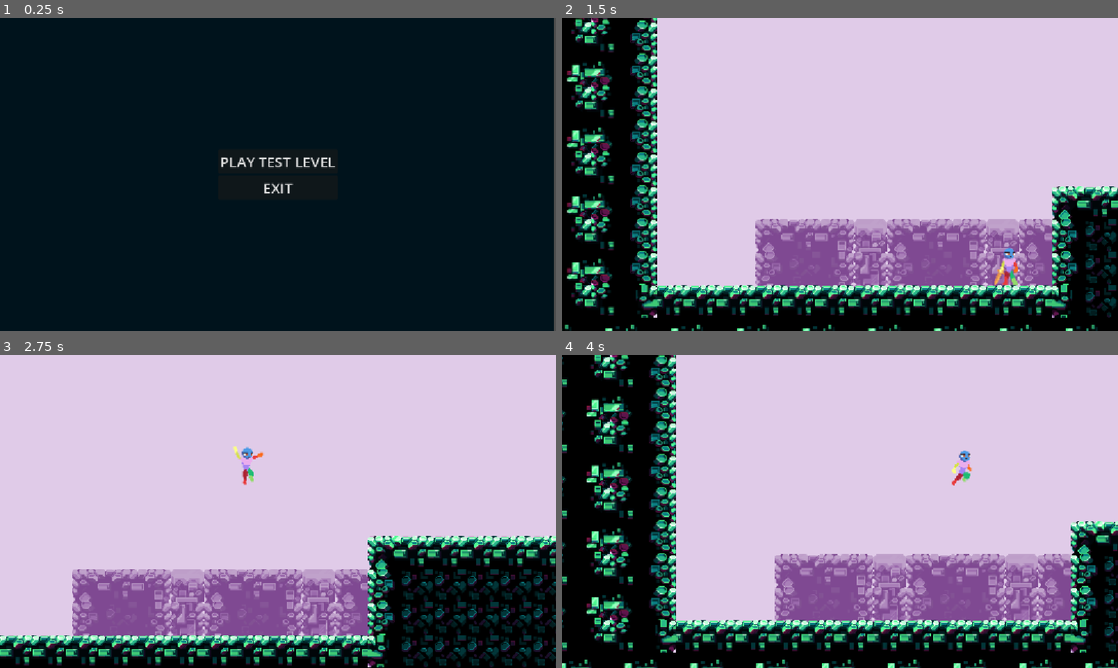
Above: before the commit, frames 1-4 (two rows, left to right).
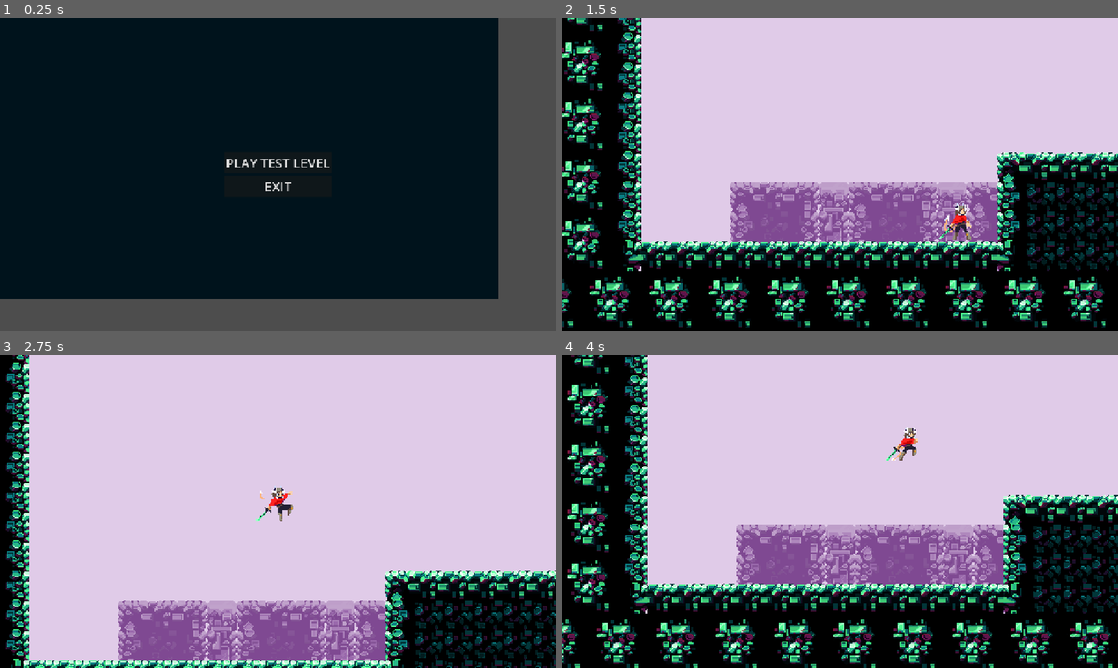
Above: after the commit, the same moments.

Repository: LokiTheGoat-stack/PJCT_REN
Game: Godot game, scene res://Files/Scenes/Teste Scene/test_main_menu.tscn
Two runs of this game, one before a commit and one after it. Both use one fixed random seed, a clock stepped at 60 frames per second and the inputs below.
Inputs:
- Up to frame 1 (0.25 s): no input
- Up to frame 2 (1.5 s): click "PLAY TEST LEVEL" at 0.5 s; tap Enter at 1.25 s; hold D (RIGHT) from 1.28 s (still down); tap Shift (DASH) at 1.35 s
- Up to frame 3 (2.75 s): keep holding D (RIGHT); tap Space (JUMP) at 1.52, 2.27 s; tap Shift (DASH) at 2.1 s
- Up to frame 4 (4 s): release D (RIGHT) at 2.78 s; hold A (LEFT) 2.78-3.53 s; tap Shift (DASH) at 2.85, 3.6 s; hold D (RIGHT) from 3.53 s (still down); tap Space (JUMP) at 3.77 s

The runs differ from the first frame. In frame 1, 20% of the frame differs, in the area x 0-100%, y 0-100%; in frame 2, 41%; in frame 3, 31%; in frame 4, 41%.

Commit message:
Added Ren's animations

Diff:
--- a/pjct-ren/Files/Player/player.gd
+++ b/pjct-ren/Files/Player/player.gd
@@ -1,7 +1,7 @@
 extends CharacterBody2D
 class_name Player
 
-@onready var body: Sprite2D = $TestPlayerSprite
+@onready var body: Sprite2D = $Ren_Sprites
 
 #var states:PlayerStateNames = PlayerStateNames.new()
 #var animations:PlayerAnimations = PlayerAnimations.new()
--- a/pjct-ren/Files/Player/player.tscn
+++ b/pjct-ren/Files/Player/player.tscn
@@ -1,6 +1,7 @@
 [gd_scene format=3 uid="uid://b1grumhnc3myh"]
 
 [ext_resource type="Script" uid="uid://bir65irocjrha" path="res://Files/Player/player.gd" id="1_usf6g"]
+[ext_resource type="Texture2D" uid="uid://br0k6mfygjpli" path="res://Files/Art/Ren/Ren_SpriteSheet.png" id="2_br5jn"]
 [ext_resource type="Texture2D" uid="uid://26q4pftcvdjs" path="res://Files/Art/Test Art/Player Test/test_player.png" id="2_oque3"]
 [ext_resource type="Script" uid="uid://dhn0u6wgtsapf" path="res://Files/Player/Player State Machine/player_state_machine.gd" id="2_yic5t"]
 [ext_resource type="Script" uid="uid://bpgea6rh0b0lc" path="res://Files/Player/Player State Machine/PlayerStates/player_state_idle.gd" id="3_uuj77"]
@@ -11,9 +12,13 @@
 [ext_resource type="Script" uid="uid://d1nuocdv63ydr" path="res://Files/Player/Player State Machine/PlayerStates/player_state_wall_slide.gd" id="10_b00hk"]
 [ext_resource type="Script" uid="uid://sufayd1as1ok" path="res://Files/Player/Player State Machine/PlayerStates/player_state_wall_jump.gd" id="11_hklmv"]
 
+[sub_resource type="AtlasTexture" id="AtlasTexture_54hkw"]
+atlas = ExtResource("2_br5jn")
+region = Rect2(0, 0, 160, 96)
+
 [sub_resource type="Animation" id="Animation_oque3"]
 resource_name = "Attack_0"
-length = 0.19999999999999998
+length = 0.2
 tracks/0/type = "value"
 tracks/0/imported = false
 tracks/0/enabled = true
@@ -45,7 +50,7 @@
 
 [sub_resource type="Animation" id="Animation_43t50"]
 resource_name = "Attack_2"
-length = 0.19999999999999998
+length = 0.2
 tracks/0/type = "value"
 tracks/0/imported = false
 tracks/0/enabled = true
@@ -109,27 +114,39 @@
 "update": 1,
 "values": [28, 29, 30]
 }
+tracks/1/type = "value"
+tracks/1/imported = false
+tracks/1/enabled = true
+tracks/1/path = NodePath("Ren_Sprites:texture:region")
+tracks/1/interp = 1
+tracks/1/loop_wrap = true
+tracks/1/keys = {
+"times": PackedFloat32Array(0, 0.1, 0.2),
+"transitions": PackedFloat32Array(1, 1, 1),
+"update": 1,
+"values": [Rect2(0, 384, 160, 96), Rect2(160, 384, 160, 96), Rect2(320, 384, 160, 96)]
+}
 
 [sub_resource type="Animation" id="Animation_hklmv"]
 resource_name = "Idle"
-length = 0.8
-loop_mode = 1
-tracks/0/type = "value"
-tracks/0/imported = false
-tracks/0/enabled = true
-tracks/0/path = NodePath("TestPlayerSprite:frame")
-tracks/0/interp = 1
-tracks/0/loop_wrap = true
-tracks/0/keys = {
-"times": PackedFloat32Array(0, 0.2, 0.4, 0.6),
-"transitions": PackedFloat32Array(1, 1, 1, 1),
-"update": 1,
-"values": [0, 1, 2, 3]
+loop_mode = 1
+tracks/0/type = "value"
+tracks/0/imported = false
+tracks/0/enabled = true
+tracks/0/path = NodePath("Ren_Sprites:texture:region")
+tracks/0/interp = 1
+tracks/0/loop_wrap = true
+tracks/0/keys = {
+"times": PackedFloat32Array(0, 0.2, 0.4, 0.6, 0.8),
+"transitions": PackedFloat32Array(1, 1, 1, 1, 1),
+"update": 1,
+"values": [Rect2(0, 0, 160, 96), Rect2(160, 0, 160, 96), Rect2(320, 0, 160, 96), Rect2(480, 0, 160, 96), Rect2(640, 0, 160, 96)]
 }
 
 [sub_resource type="Animation" id="Animation_rkjca"]
 resource_name = "Jump"
 length = 0.3
+loop_mode = 1
 tracks/0/type = "value"
 tracks/0/imported = false
 tracks/0/enabled = true
@@ -141,6 +158,18 @@
 "transitions": PackedFloat32Array(1, 1, 1),
 "update": 1,
 "values": [25, 26, 27]
+}
+tracks/1/type = "value"
+tracks/1/imported = false
+tracks/1/enabled = true
+tracks/1/path = NodePath("Ren_Sprites:texture:region")
+tracks/1/interp = 1
+tracks/1/loop_wrap = true
+tracks/1/keys = {
+"times": PackedFloat32Array(0, 0.1, 0.2),
+"transitions": PackedFloat32Array(1, 1, 1),
+"update": 1,
+"values": [Rect2(0, 288, 160, 96), Rect2(160, 288, 160, 96), Rect2(320, 288, 160, 96)]
 }
 
 [sub_resource type="Animation" id="Animation_br5jn"]
@@ -164,14 +193,26 @@
 tracks/0/type = "value"
 tracks/0/imported = false
 tracks/0/enabled = true
-tracks/0/path = NodePath("TestPlayerSprite:frame")
+tracks/0/path = NodePath("Ren_Sprites:texture:region")
 tracks/0/interp = 1
 tracks/0/loop_wrap = true
 tracks/0/keys = {
 "times": PackedFloat32Array(0),
 "transitions": PackedFloat32Array(1),
-"update": 1,
-"values": [0]
+"update": 0,
+"values": [Rect2(0, 0, 160, 96)]
+}
+tracks/1/type = "value"
+tracks/1/imported = false
+tracks/1/enabled = true
+tracks/1/path = NodePath("TestPlayerSprite:frame")
+tracks/1/interp = 1
+tracks/1/loop_wrap = true
+tracks/1/keys = {
+"times": PackedFloat32Array(0),
+"transitions": PackedFloat32Array(1),
+"update": 1,
+"values": [14]
 }
 
 [sub_resource type="Animation" id="Animation_fst78"]
@@ -189,6 +230,18 @@
 "transitions": PackedFloat32Array(1, 1, 1, 1, 1, 1),
 "update": 1,
 "values": [11, 12, 13, 14, 15, 16]
+}
+tracks/1/type = "value"
+tracks/1/imported = false
+tracks/1/enabled = true
+tracks/1/path = NodePath("Ren_Sprites:texture:region")
+tracks/1/interp = 1
+tracks/1/loop_wrap = true
+tracks/1/keys = {
+"times": PackedFloat32Array(0, 0.1, 0.2, 0.3, 0.4, 0.5),
+"transitions": PackedFloat32Array(1, 1, 1, 1, 1, 1),
+"update": 1,
+"values": [Rect2(0, 96, 160, 96), Rect2(160, 96, 160, 96), Rect2(320, 96, 160, 96), Rect2(480, 96, 160, 96), Rect2(640, 96, 160, 96), Rect2(800, 96, 160, 96)]
 }
 
 [sub_resource type="Animation" id="Animation_usf6g"]
@@ -231,10 +284,17 @@
 [node name="Player" type="CharacterBody2D" unique_id=889305067]
 script = ExtResource("1_usf6g")
 
+[node name="Ren_Sprites" type="Sprite2D" parent="." unique_id=707467149]
+texture = SubResource("AtlasTexture_54hkw")
+region_enabled = true
+region_rect = Rect2(0, 0, 160, 96)
+
 [node name="TestPlayerSprite" type="Sprite2D" parent="." unique_id=539289879]
+visible = false
 texture = ExtResource("2_oque3")
 hframes = 11
 vframes = 10
+frame = 14
 
 [node name="AnimationPlayer" type="AnimationPlayer" parent="." unique_id=1777526977]
 libraries/ = SubResource("AnimationLibrary_rkjca")
@@ -293,14 +353,11 @@
 collision_mask = 16
 
 [node name="Camera2D" type="Camera2D" parent="." unique_id=2063165322]
-visible = false
-position = Vector2(0, -40)
 zoom = Vector2(2.13, 2.13)
 position_smoothing_enabled = true
-drag_horizontal_enabled = true
 drag_vertical_enabled = true
 drag_left_margin = 0.25
-drag_top_margin = 0.96
+drag_top_margin = 0.25
 drag_right_margin = 0.25
 drag_bottom_margin = 0.27
 editor_draw_limits = true
--- a/pjct-ren/project.godot
+++ b/pjct-ren/project.godot
@@ -23,8 +23,10 @@
 
 [display]
 
+window/size/viewport_width=1280
+window/size/viewport_height=720
+window/size/mode=3
 window/stretch/mode="canvas_items"
-window/stretch/aspect="expand"
 
 [input]
 
@@ -70,6 +72,7 @@
 
 [rendering]
 
+textures/canvas_textures/default_texture_filter=0
 rendering_device/driver.windows="d3d12"
 renderer/rendering_method="gl_compatibility"
 renderer/rendering_method.mobile="gl_compatibility"
Binary file added: pjct-ren/Files/Art/Ren/Ren_SpriteSheet.png
Not shown, added: pjct-ren/Files/Art/Ren/Ren_SpriteSheet.png.import
Not shown, added: [ WIP Assets ]/Ren_SpriteSheet.aseprite
Not shown, added: [ WIP Assets ]/Ren_SpriteSheet.png
Not shown, changed: [ WIP Assets ]/Ren_Sprite_Layered.aseprite
